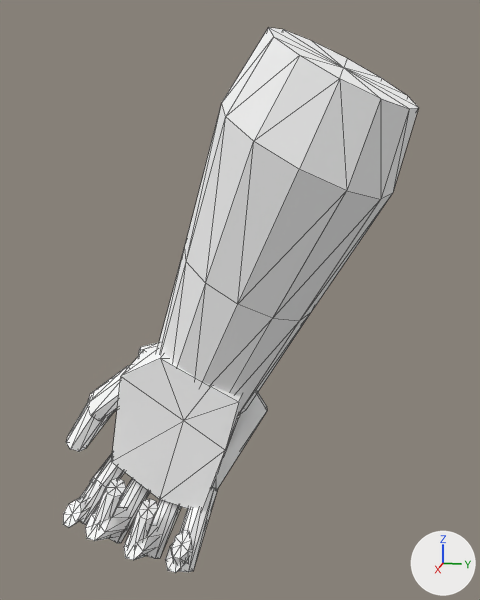
The OBJ model data/MODEL/player/ForeArm_R.obj as it was, and as the next commit left it.
Camera for both pictures: a 50 mm lens placed at (2.88, 0.19, -0.29), pointed at (-0.18, -0.43, -1.06). Arrows for +X, +Y and +Z are at lower right; the lights stay in place. Mesh edges are drawn as thin lines. Where no turn or scale is listed for an object, it has been applied to the vertices.

Names of what the first picture shows: 'ForeArm_R'.
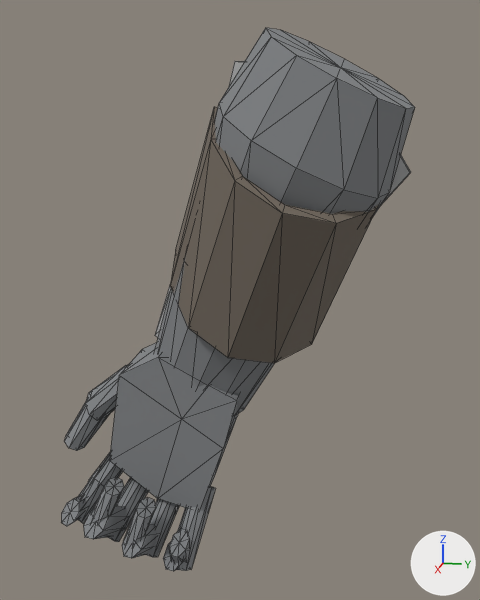
Diff of the bpy script that builds the scene:
```diff
--- a/data/MODEL/player/ForeArm_R.obj.py
+++ b/data/MODEL/player/ForeArm_R.obj.py
@@ me_forearm_r @@
-me_forearm_r.from_pydata(...)  # 332 vertices, 596 faces; spans x -0.69..0.4, y -1.34..0.34, z -2.42..0.14
-me_forearm_r.materials.append(mat_lambert15sg)  # white #ffffff
+me_forearm_r.from_pydata(...)  # 384 vertices, 688 faces; spans x -0.63..0.39, y -1.35..0.34, z -2.42..0.14
+# me_forearm_r part 1: the loose piece of 18 vertices spanning x -0.03..0.23, y -0.71..-0.61, z -2.36..-2.18 is moved by (-0.01, -0.01, 0.0), in mat_lambert3sg (grey #848689)
+# me_forearm_r part 2: the loose piece of 50 vertices spanning x -0.46..0.29, y -0.9..0.34, z -1.69..0.14 is moved by (-0.01, -0.01, 0.0), in mat_lambert3sg (grey #848689)
+# me_forearm_r part 3: the loose piece of 18 vertices spanning x -0.44..-0.1, y -1.24..-0.98, z -1.75..-1.48 is moved by (-0.01, -0.01, 0.0), in mat_lambert3sg (grey #848689)
+# me_forearm_r part 4: the loose piece of 18 vertices spanning x -0.46..0.13, y -0.91..-0.74, z -2.39..-2.12 is moved by (-0.01, -0.01, 0.0), in mat_lambert3sg (grey #848689)
+# me_forearm_r part 5: the loose piece of 18 vertices spanning x -0.49..-0.09, y -1.11..-0.41, z -2.22..-1.32 is moved by (-0.01, -0.01, 0.0), in mat_lambert3sg (grey #848689)
+# me_forearm_r part 6: the loose piece of 12 vertices spanning x -0.69..-0.4, y -1.15..-0.34, z -2.24..-1.36 is multiplied about its middle by the matrix ((0.973, 0.211, -0.09), (-0.2, 0.973, 0.112), (0.111, -0.091, 0.99)), then moved by (0.08, 0.24, 0.62), in mat_lambert5sg (light grey #c4c4c4)
+# me_forearm_r part 7: the loose piece of 18 vertices spanning x -0.45..0.13, y -1.1..-0.92, z -2.32..-2.05 is moved by (-0.01, -0.01, 0.0), in mat_lambert3sg (grey #848689)
+# me_forearm_r part 8: the loose piece of 18 vertices spanning x -0.11..0.4, y -1.07..-0.95, z -2.27..-1.99 is moved by (-0.01, -0.01, 0.0), in mat_lambert3sg (grey #848689)
+# me_forearm_r part 9: the loose piece of 18 vertices spanning x 0.08..0.35, y -1.05..-0.92, z -2.08..-1.9 is moved by (-0.01, -0.01, 0.0), in mat_lambert3sg (grey #848689)
+# me_forearm_r part 10: the loose piece of 18 vertices spanning x 0.07..0.31, y -0.89..-0.77, z -2.18..-2.01 is moved by (-0.01, -0.01, 0.0), in mat_lambert3sg (grey #848689)
+# me_forearm_r part 11: the loose piece of 18 vertices spanning x -0.13..0.23, y -0.74..-0.62, z -2.42..-2.23 is moved by (-0.01, -0.01, 0.0), in mat_lambert3sg (grey #848689)
+# me_forearm_r part 12: the loose piece of 18 vertices spanning x -0.09..0.35, y -0.9..-0.78, z -2.34..-2.1 is moved by (-0.01, -0.01, 0.0), in mat_lambert3sg (grey #848689)
+# me_forearm_r part 13: the loose piece of 18 vertices spanning x -0.38..-0.03, y -1.34..-1.11, z -1.89..-1.62 is moved by (-0.01, -0.01, 0.0), in mat_lambert3sg (grey #848689)
+# me_forearm_r part 14: the loose piece of 18 vertices spanning x -0.22..0.11, y -1.27..-1.14, z -2.23..-2.07 is moved by (-0.01, -0.01, 0.0), in mat_lambert3sg (grey #848689)
+# me_forearm_r part 15: the loose piece of 18 vertices spanning x -0.09..0.18, y -1.27..-1.17, z -2.21..-2.08 is moved by (-0.01, -0.01, 0.0), in mat_lambert3sg (grey #848689)
+# me_forearm_r part 16: the loose piece of 18 vertices spanning x -0.42..0.17, y -0.73..-0.59, z -2.42..-2.13 is moved by (-0.01, -0.01, 0.0), in mat_lambert3sg (grey #848689)
+# me_forearm_r part 17: the loose piece of 18 vertices spanning x -0.36..-0.08, y -1.25..-1.02, z -2.19..-1.92 is moved by (-0.01, -0.01, 0.0), in mat_lambert3sg (grey #848689)
+# me_forearm_r part 18: a new loose piece of 28 vertices spanning x -0.38..0.34, y -0.8..0.26, z -1.32..-0.17, in mat_lambert11sg (brown #766c61)
+# me_forearm_r part 19: 24 vertices added at x -0.57..-0.23, y -0.75..0.34, z -1.26..0.05
+me_forearm_r.materials.append(mat_lambert3sg)  # grey #848689
+me_forearm_r.materials.append(mat_lambert5sg)  # light grey #c4c4c4
+me_forearm_r.materials.append(mat_lambert11sg)  # brown #766c61
```

Where the change shows, as pixel boxes [x1, y1, x2, y2] in the pictures (480 x 600 px; the box of a moved part takes in the faces that stretch with it):
'ForeArm_R', reshaped: before [63, 27, 418, 573]; after [61, 28, 415, 571]
part 1 of me_forearm_r, moved or reshaped: before [171, 530, 192, 569]; after [169, 529, 190, 567]
part 2 of me_forearm_r, moved or reshaped: before [157, 27, 418, 416]; after [155, 28, 415, 415]
part 3 of me_forearm_r, moved or reshaped: before [87, 365, 130, 421]; after [86, 364, 129, 420]
part 4 of me_forearm_r, moved or reshaped: before [147, 500, 181, 559]; after [145, 499, 179, 557]
part 5 of me_forearm_r, moved or reshaped: before [111, 343, 242, 510]; after [110, 343, 240, 510]
part 6 of me_forearm_r, moved or reshaped: before [138, 342, 267, 489]; after [155, 283, 171, 337]
part 7 of me_forearm_r, moved or reshaped: before [109, 478, 150, 543]; after [108, 477, 148, 542]
part 8 of me_forearm_r, moved or reshaped: before [85, 506, 130, 541]; after [84, 505, 128, 539]
part 9 of me_forearm_r, moved or reshaped: before [93, 478, 126, 525]; after [91, 477, 124, 524]
part 10 of me_forearm_r, moved or reshaped: before [129, 499, 158, 547]; after [127, 498, 156, 545]
part 11 of me_forearm_r, moved or reshaped: before [165, 544, 186, 573]; after [163, 542, 184, 571]
part 12 of me_forearm_r, moved or reshaped: before [124, 524, 160, 560]; after [122, 523, 158, 558]
part 13 of me_forearm_r, moved or reshaped: before [66, 390, 112, 452]; after [64, 402, 110, 451]
part 14 of me_forearm_r, moved or reshaped: before [80, 479, 105, 525]; after [78, 478, 103, 524]
part 15 of me_forearm_r, moved or reshaped: before [63, 495, 88, 528]; after [61, 495, 86, 526]
part 16 of me_forearm_r, moved or reshaped: before [179, 487, 218, 572]; after [176, 487, 216, 571]
part 17 of me_forearm_r, moved or reshaped: before [90, 453, 125, 488]; after [88, 451, 123, 487]
part 18 of me_forearm_r, added: after [170, 107, 380, 363]
part 19 of me_forearm_r, added: after [229, 61, 411, 205]
